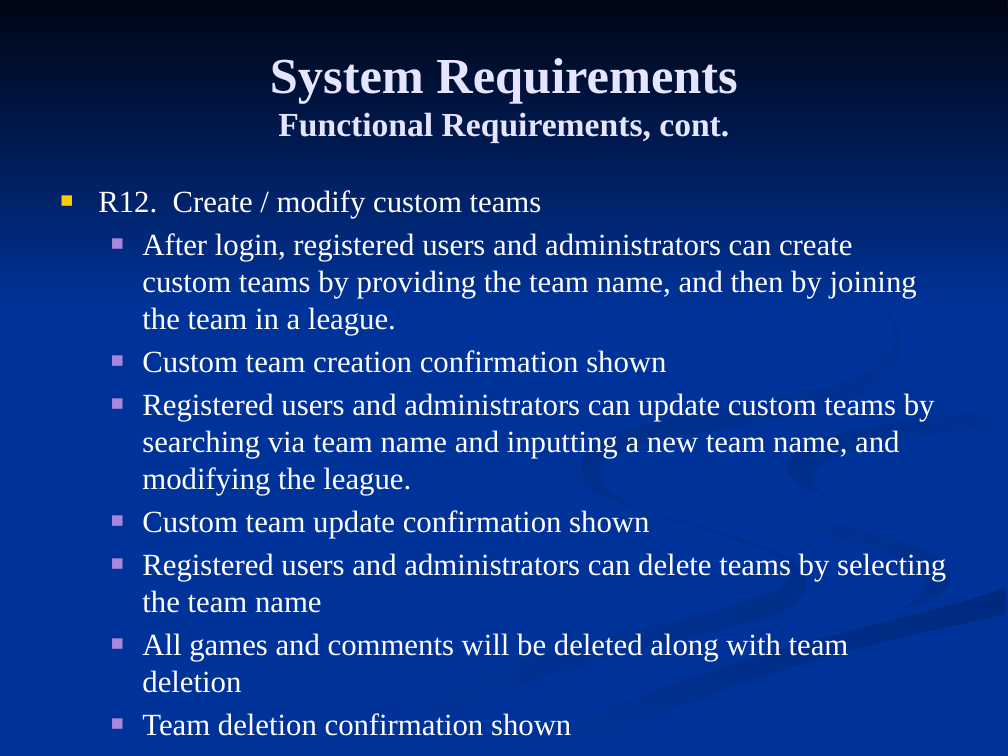
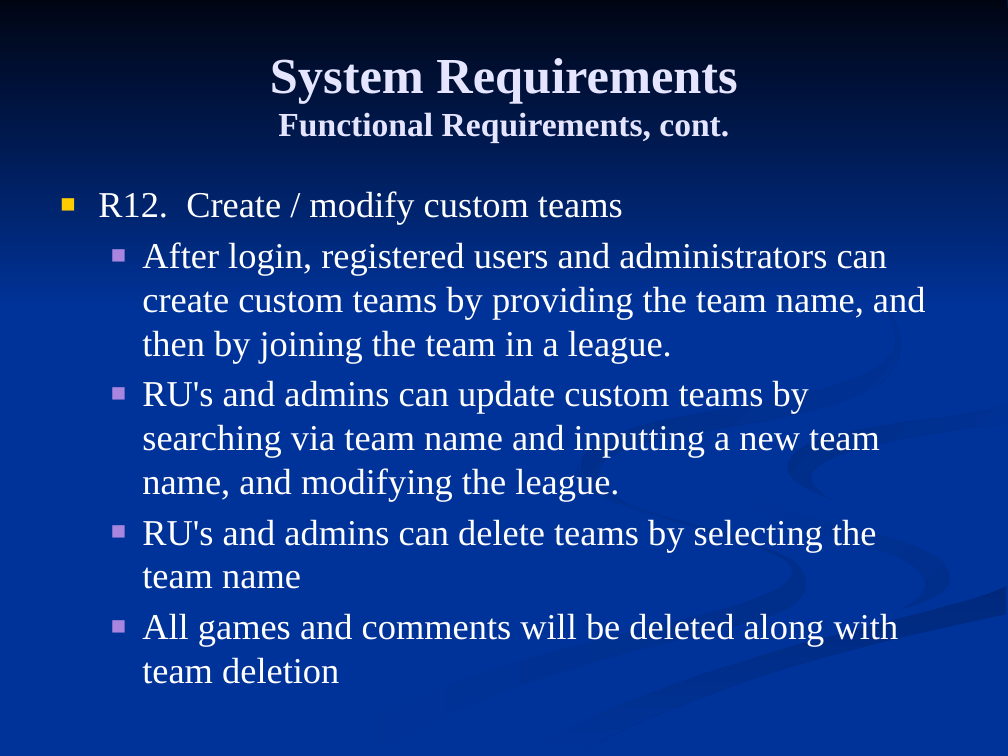
Before and after one commit to c0bra99/sports-score-tracker, a slide deck: slide 7 of Documents/DesignPresentation.pptx. Drawn at 1008x756 pixels with LibreOffice and Linux fonts; fonts in the diff are those of the drawing. Boxes give left, top, right and bottom in pixels: in the first picture for what was removed or moved away, otherwise in the second. Text is boxed around its words. In the diff, an @@ line names an element or a change of style, - is before the commit and + after.

Commit message:
DesignPresentation.pptx updated by ccox on 4/6/09

```diff
--- a/Documents/DesignPresentation.pptx
+++ b/Documents/DesignPresentation.pptx
@@ text at (x1=98, y1=191, x2=926, y2=684): paragraph removed @@
-  ■ Team deletion confirmation shown
@@ text at (x1=98, y1=191, x2=926, y2=684): size 22 to 26 pt in "R12. Create / modify custom teams", "After login, registered users and administrators can ...", "All games and comments will be deleted ..." @@
@@ text at (x1=142, y1=380, x2=880, y2=589): text changed; size 22 to 26 pt @@
-  ■ Custom team creation confirmation shown
-  ■ Registered users and administrators can update custom teams by searching via team name and inputting a new team name, and modifying the league.
-  ■ Custom team update confirmation shown
-  ■ Registered users and administrators can delete teams by selecting the team name
+  ■ RU's and admins can update custom teams by searching via team name and inputting a new team name, and modifying the league.
+  ■ RU's and admins can delete teams by selecting the team name
```
Also in this commit, not shown: 6 other slides changed.
